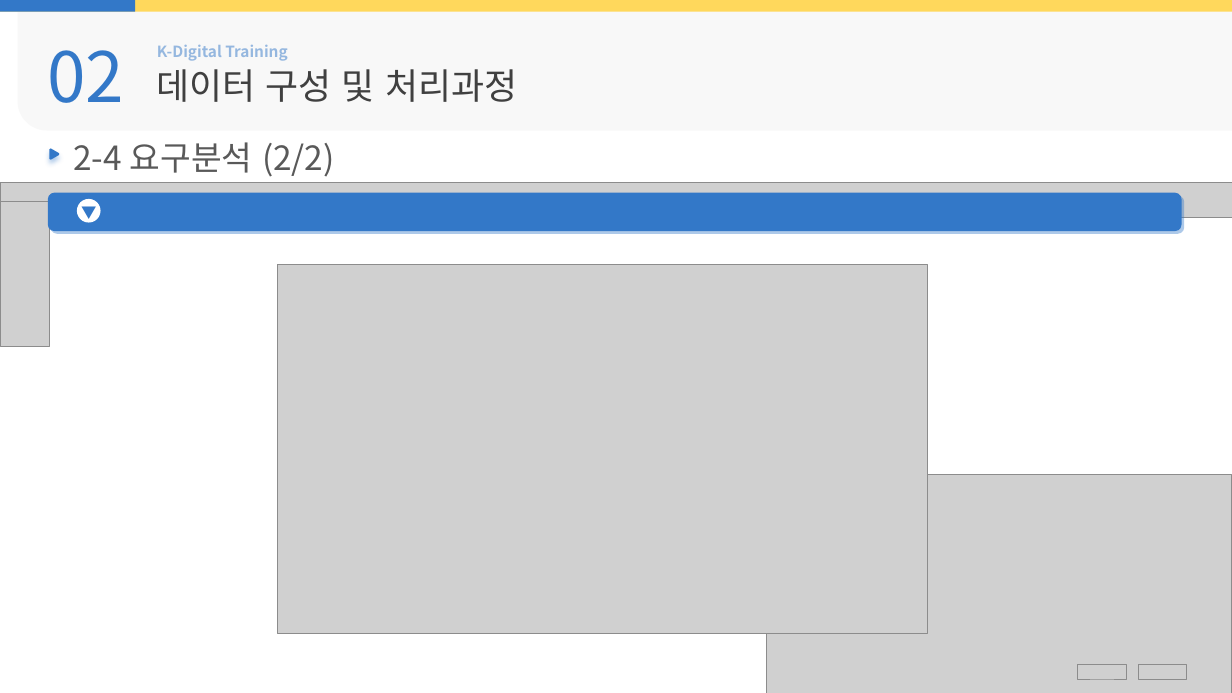
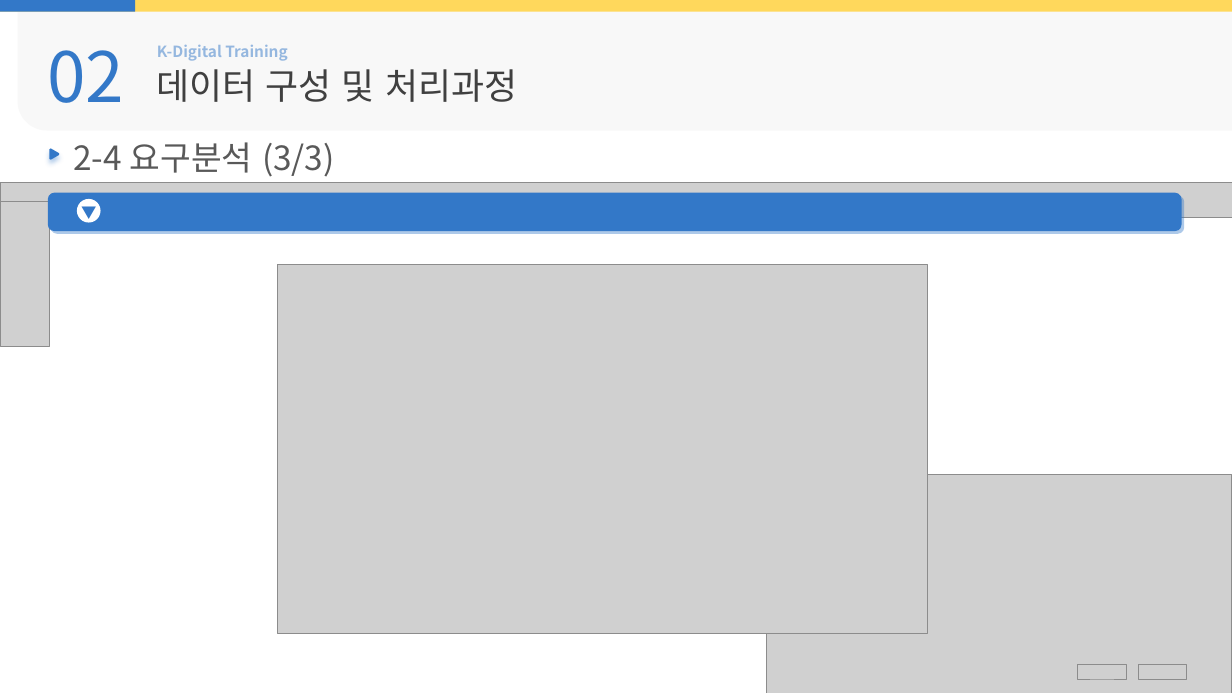
Before and after one commit to Hiddle00/project2_weather, a slide deck: slide 20 of 최종발표/05.D팀_최종발표.pptx (slide 19 before the commit). Drawn at 1232x693 pixels with LibreOffice and Linux fonts; fonts in the diff are those of the drawing; grey boxes stand for pictures. Boxes give left, top, right and bottom in pixels: in the first picture for what was removed or moved away, otherwise in the second. Text is boxed around its words. In the diff, an @@ line names an element or a change of style, - is before the commit and + after.

```diff
--- a/최종발표/05.D팀_최종발표.pptx
+++ b/최종발표/05.D팀_최종발표.pptx
@@ text at [73,142,335,177]: text changed @@
-2-4 요구분석 (2/2)
+2-4 요구분석 (3/3)
```
Also in this commit, not shown: 16 other slides changed, 9 other files.
